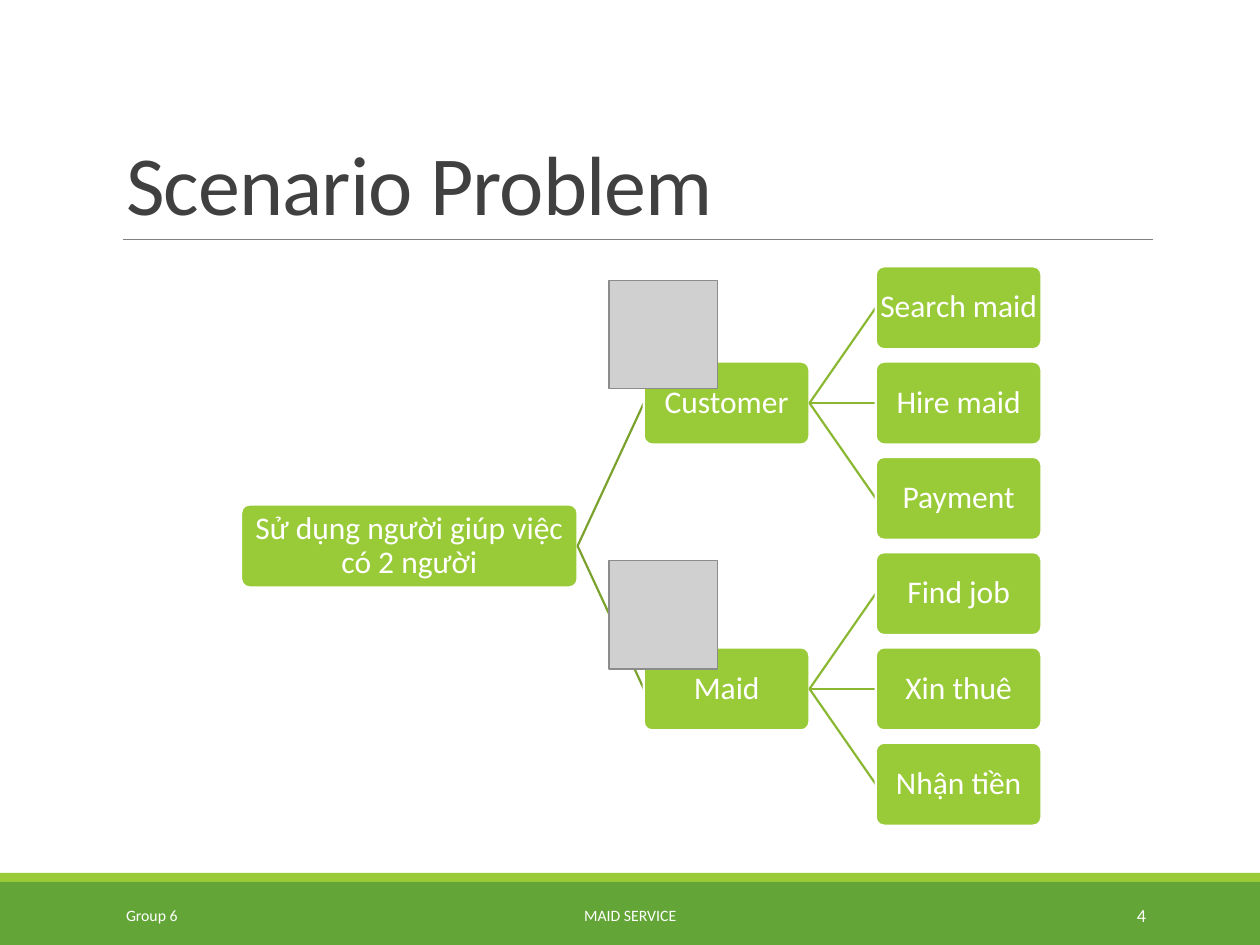
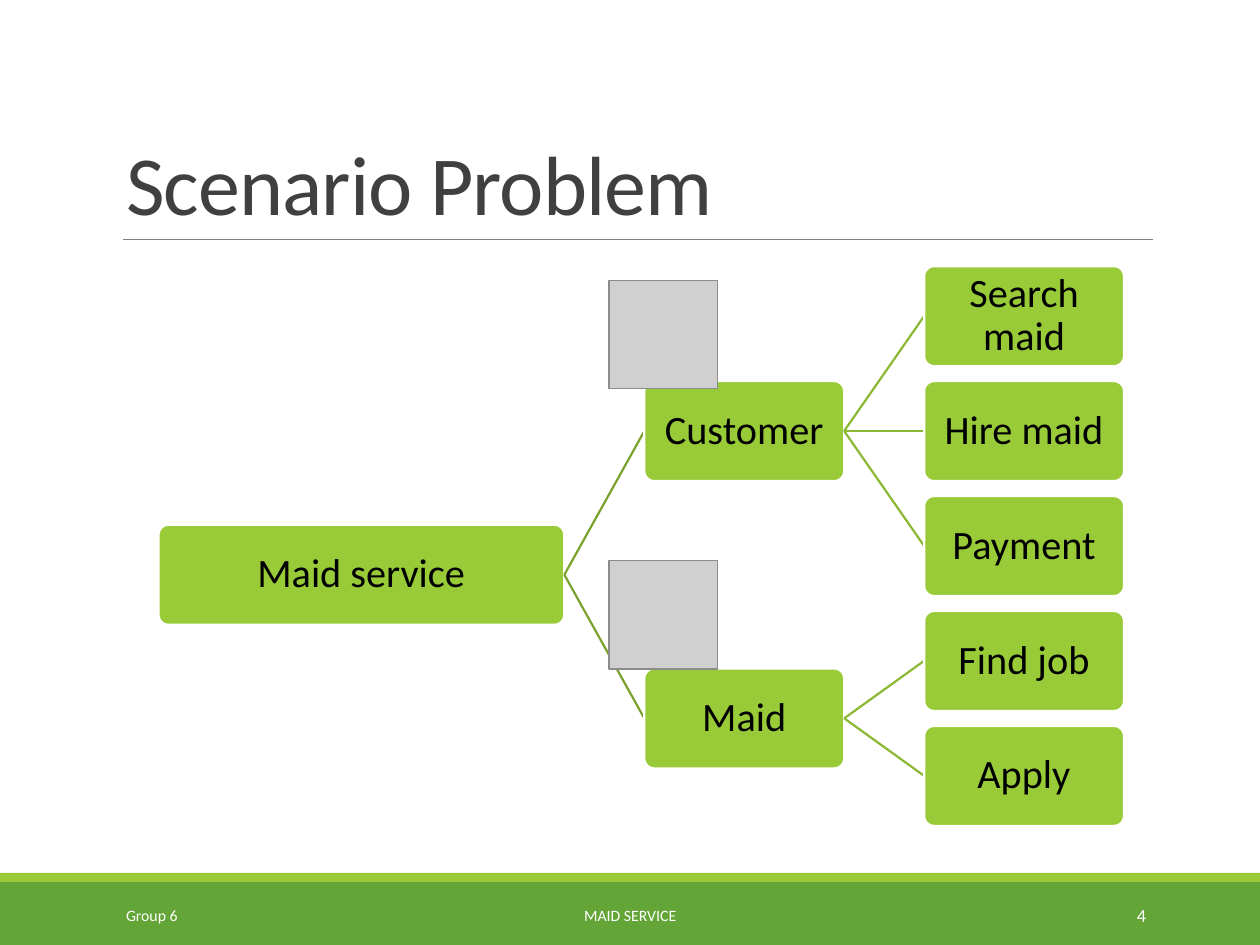
Before and after one commit to TuanBT/ms-website, a slide deck: slide 4 of Presentation/MS_Slide.pptx. Drawn at 1260x945 pixels with LibreOffice and Linux fonts; fonts in the diff are those of the drawing; grey boxes stand for pictures; background and template pictures are left out. Boxes give left, top, right and bottom in pixels: in the first picture for what was removed or moved away, otherwise in the second. Text is boxed around its words. In the diff, an @@ line names an element or a change of style, - is before the commit and + after.

```diff
--- a/Presentation/MS_Slide.pptx
+++ b/Presentation/MS_Slide.pptx
@@ rounded rectangle: place and size @@
-rounded rectangle at bbox=[876, 266, 1042, 349]
+rounded rectangle at bbox=[924, 266, 1124, 365]
@@ text "Search maid": place and size @@
-text "Search maid" at bbox=[880, 295, 1037, 317]
+text "Search maid" at bbox=[969, 279, 1078, 351]
@@ freeform shape: place and size @@
-freeform shape at bbox=[808, 307, 878, 405]
+freeform shape at bbox=[842, 315, 926, 433]
@@ rounded rectangle: place and size @@
-rounded rectangle at bbox=[644, 362, 810, 445]
+rounded rectangle at bbox=[644, 381, 844, 480]
@@ text "Customer": place and size @@
-text "Customer" at bbox=[665, 386, 789, 414]
+text "Customer" at bbox=[665, 418, 823, 445]
@@ rounded rectangle: place and size @@
-rounded rectangle at bbox=[876, 362, 1042, 445]
+rounded rectangle at bbox=[924, 381, 1124, 480]
@@ text "Hire maid": place and size @@
-text "Hire maid" at bbox=[897, 391, 1021, 413]
+text "Hire maid" at bbox=[945, 416, 1104, 445]
@@ freeform shape at bbox=[562, 430, 646, 576]: rotation 294 to 299 degrees; outline redrawn @@
@@ freeform shape: place and size @@
-freeform shape at bbox=[808, 402, 878, 499]
+freeform shape at bbox=[842, 430, 926, 548]
@@ freeform shape: place and size @@
-freeform shape at bbox=[809, 401, 876, 404]
+freeform shape at bbox=[844, 428, 924, 433]
@@ rounded rectangle: place and size @@
-rounded rectangle at bbox=[876, 457, 1042, 541]
+rounded rectangle at bbox=[924, 496, 1124, 596]
@@ text "Payment": place and size @@
-text "Payment" at bbox=[903, 488, 1015, 513]
+text "Payment" at bbox=[952, 533, 1095, 566]
@@ rounded rectangle: place and size @@
-rounded rectangle at bbox=[241, 504, 577, 587]
+rounded rectangle at bbox=[159, 524, 564, 624]
@@ text added at bbox=[257, 559, 464, 588], 23 pt, text #000000 @@
+Maid service
@@ freeform shape at bbox=[562, 574, 646, 719]: rotation 65 to 60 degrees; outline redrawn @@
@@ rounded rectangle: place and size @@
-rounded rectangle at bbox=[876, 648, 1042, 731]
+rounded rectangle at bbox=[924, 611, 1124, 711]
@@ size 18 to 23 pt, text colour #FFFFFF to #000000; more space between paragraphs in 6 elements at bbox=[665, 418, 823, 445], bbox=[702, 703, 786, 732], bbox=[969, 279, 1078, 351], bbox=[945, 416, 1104, 445], bbox=[952, 533, 1095, 566], bbox=[958, 646, 1089, 681] @@
@@ text "Find job": place and size @@
-text "Find job" at bbox=[907, 581, 1010, 609]
+text "Find job" at bbox=[958, 646, 1089, 681]
@@ rounded rectangle: place and size @@
-rounded rectangle at bbox=[644, 648, 810, 731]
+rounded rectangle at bbox=[644, 669, 844, 769]
@@ text "Maid": place and size @@
-text "Maid" at bbox=[694, 677, 760, 699]
+text "Maid" at bbox=[702, 703, 786, 732]
@@ freeform shape at bbox=[843, 660, 926, 721]: rotation 0 to 324 degrees; outline redrawn @@
@@ freeform shape at bbox=[843, 716, 926, 778]: rotation 55 to 35 degrees; outline redrawn @@
@@ rounded rectangle: place and size @@
-rounded rectangle at bbox=[876, 743, 1042, 827]
+rounded rectangle at bbox=[924, 726, 1124, 825]
@@ group removed at bbox=[255, 516, 1042, 800]: 3 texts, 1 freeform shape, 1 rounded rectangle @@
-Sử dụng người giúp việc có 2 người
-Xin thuê
-Nhận tiền
@@ text added at bbox=[977, 760, 1070, 795], 23 pt, text #000000 @@
+Apply
```
Also in this commit, not shown: 9 other slides changed, 3 slides added, 1 slide removed.
